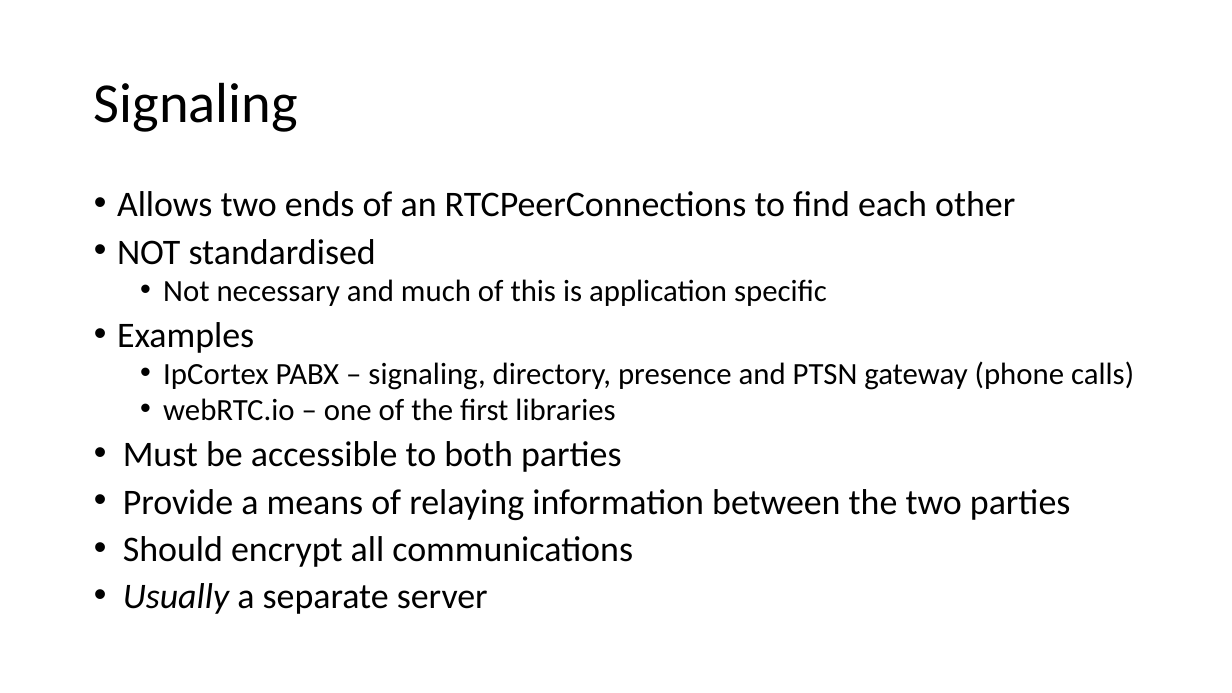
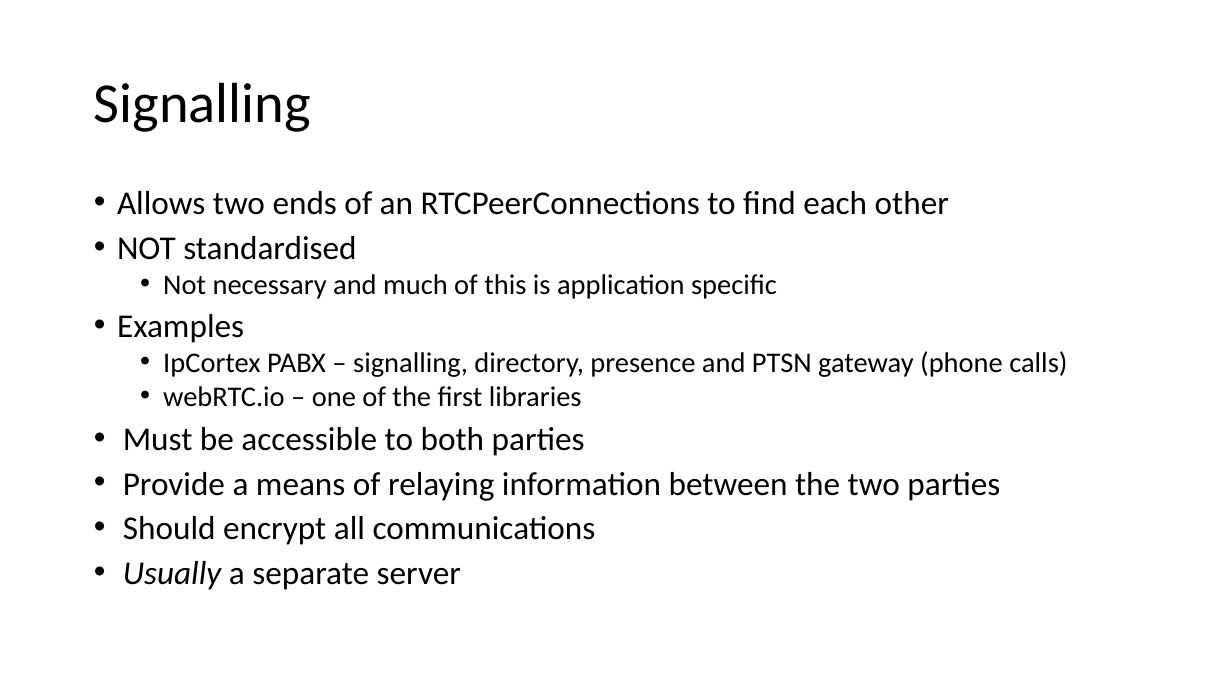
Before and after one commit to ipcortex/fac-workshop-materials, a slide deck: slide 10 of presentations/FAC9 Workshop.pptx. Drawn at 1232x693 pixels with LibreOffice and Linux fonts; fonts in the diff are those of the drawing. Boxes give left, top, right and bottom in pixels: in the first picture for what was removed or moved away, otherwise in the second. Text is boxed around its words. In the diff, an @@ line names an element or a change of style, - is before the commit and + after.

```diff
--- a/presentations/FAC9 Workshop.pptx
+++ b/presentations/FAC9 Workshop.pptx
@@ title at (94, 82, 311, 132): text changed @@
-Signaling
+Signalling
@@ text at (117, 191, 1000, 590): size 28 to 25.9 pt in "Allows two ends of an RTCPeerConnections to ...", "NOT standardised", "Examples", "Must be accessible to both parties" and 3 more places; size 24 to 22.2 pt in "Not necessary and much of this is ...", "webRTC.io – one of the first libraries" @@
@@ text at (163, 351, 1067, 377): text changed; size 24 to 22.2 pt @@
-  • IpCortex PABX – signaling, directory, presence and PTSN gateway (phone calls)
+  • IpCortex PABX – signalling, directory, presence and PTSN gateway (phone calls)
```
Also in this commit, not shown: 18 other slides changed, 12 slides added, 6 slides removed, 1 other file.
